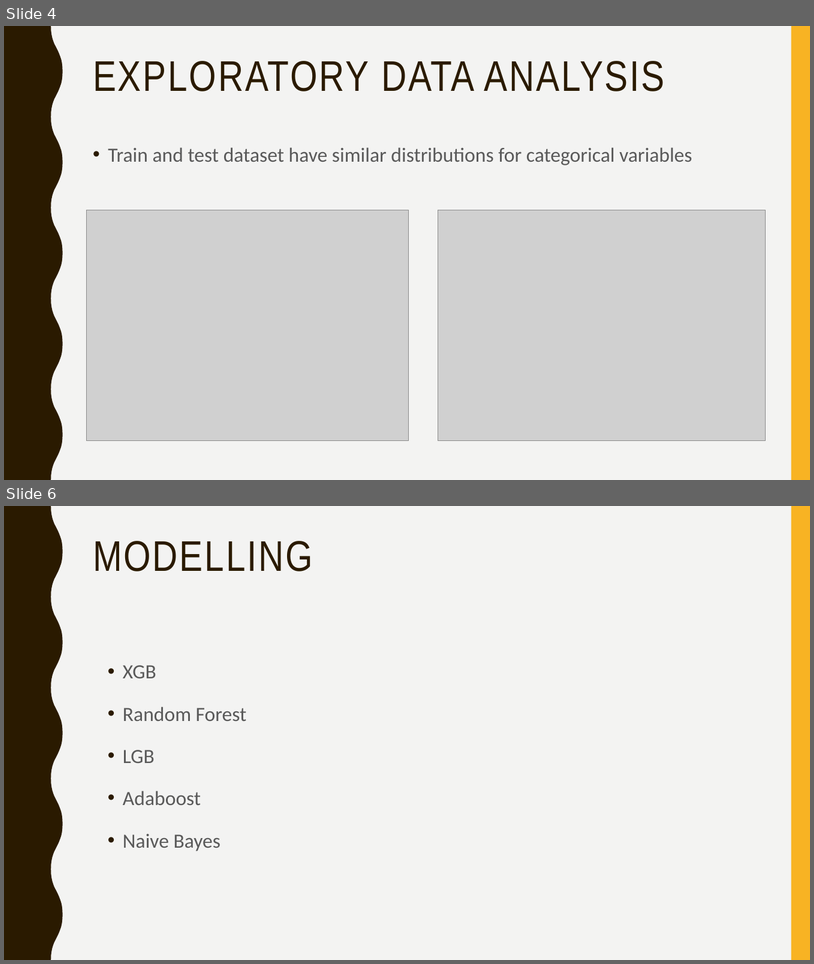
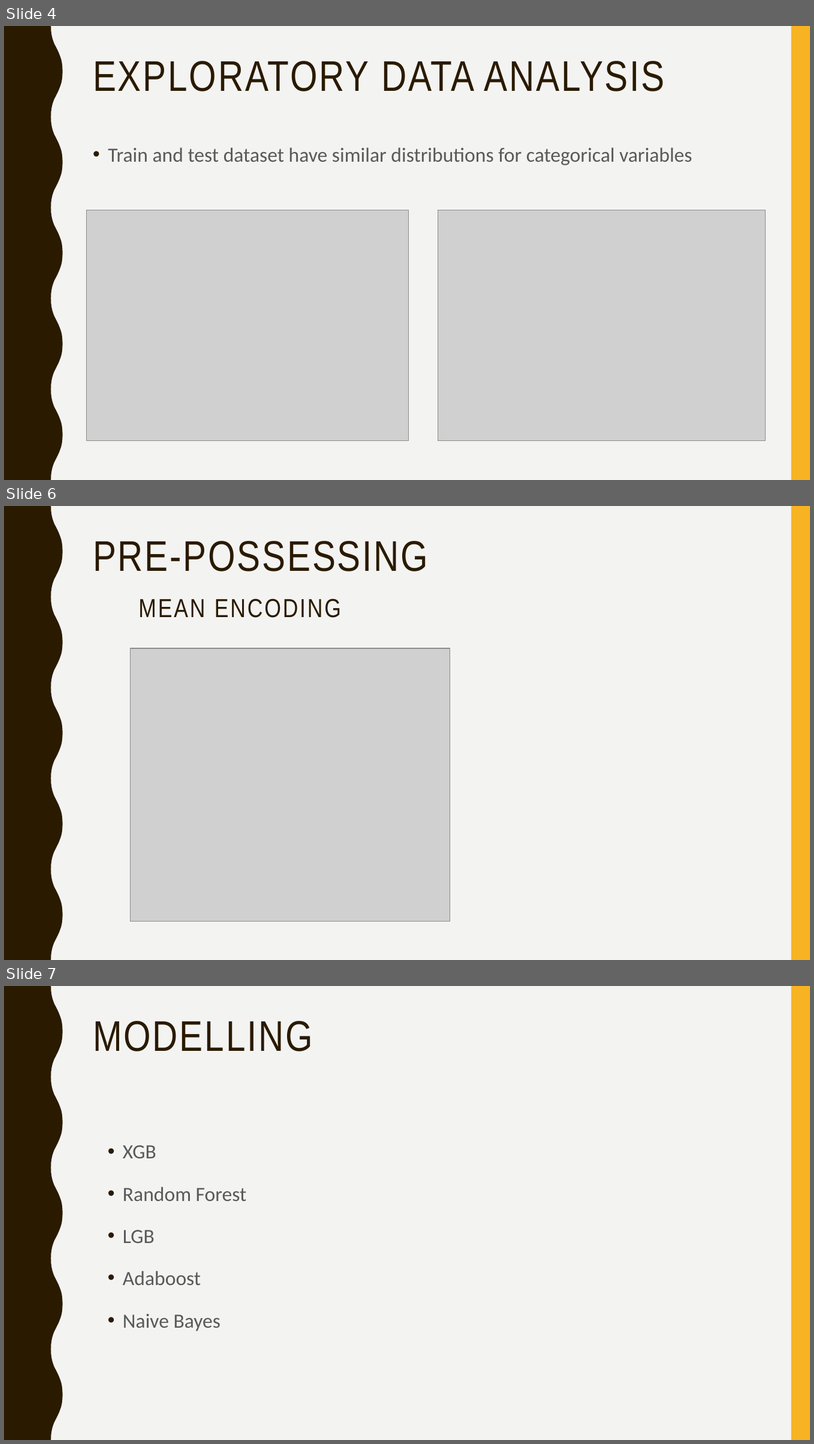
Before and after one commit to TZstatsADS/Spring2019-Proj5-grp4, a slide deck: doc/project5 ppt.pptx. Shown one above the other, each under a label of ours: slides 4 and 6 before the commit, slides 4, 6 and 7 after it; the slides between them are not shown. The pictures are 814x964 and 814x1444 pixels, drawn with LibreOffice and Linux fonts; fonts in the diff are those of the drawing; grey boxes stand for pictures. Boxes give left, top, right and bottom in pixels: in the first picture for what was removed or moved away, otherwise in the second. Text is boxed around its words. In the diff, an @@ line names an element or a change of style, - is before the commit and + after.

```diff
--- a/doc/project5 ppt.pptx
+++ b/doc/project5 ppt.pptx
@@ slide 6 added at bbox=[4, 506, 810, 960], background #F3F3F2; not listed: 2 template elements that a slide beside it also shows @@
@@ title added at bbox=[93, 541, 428, 618], 51 pt, text #2A1A00 @@
+PRE-POSSESSING
+MEAN ENCODING
@@ picture added at bbox=[130, 648, 450, 921] @@
@@ what was slide 6 is now slide 7 @@
```
Also in this commit, not shown: 4 slides changed, 1 other slide added, 1 slide removed, 2 other files.
